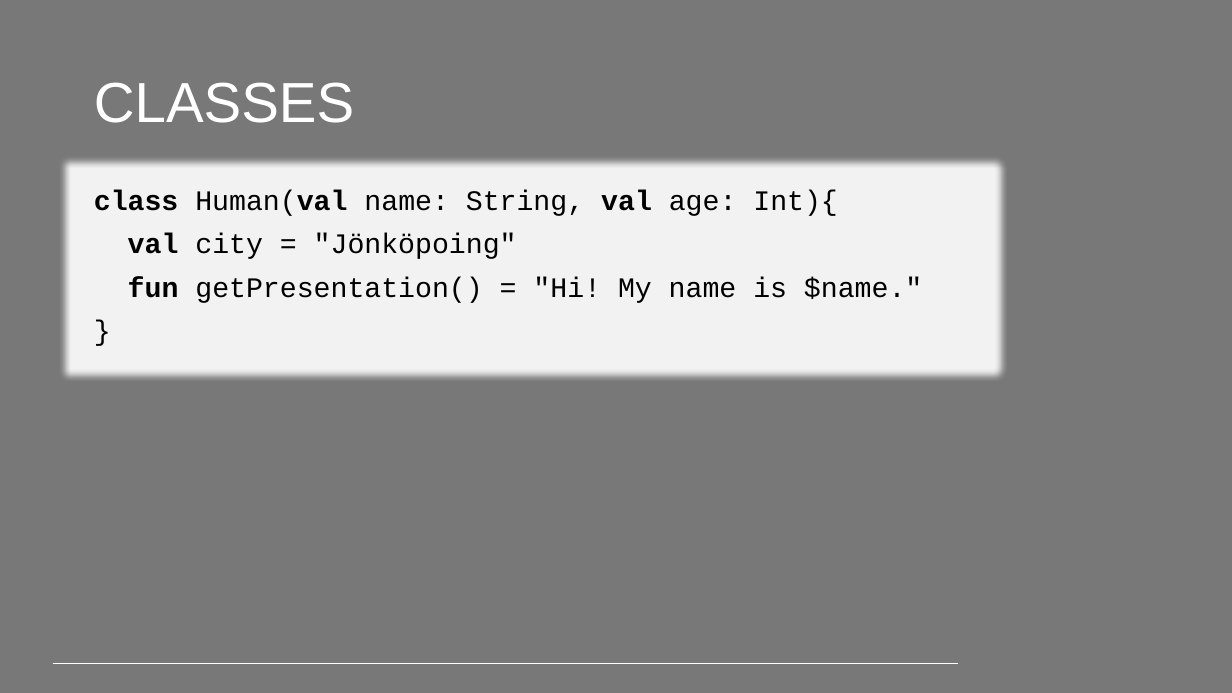
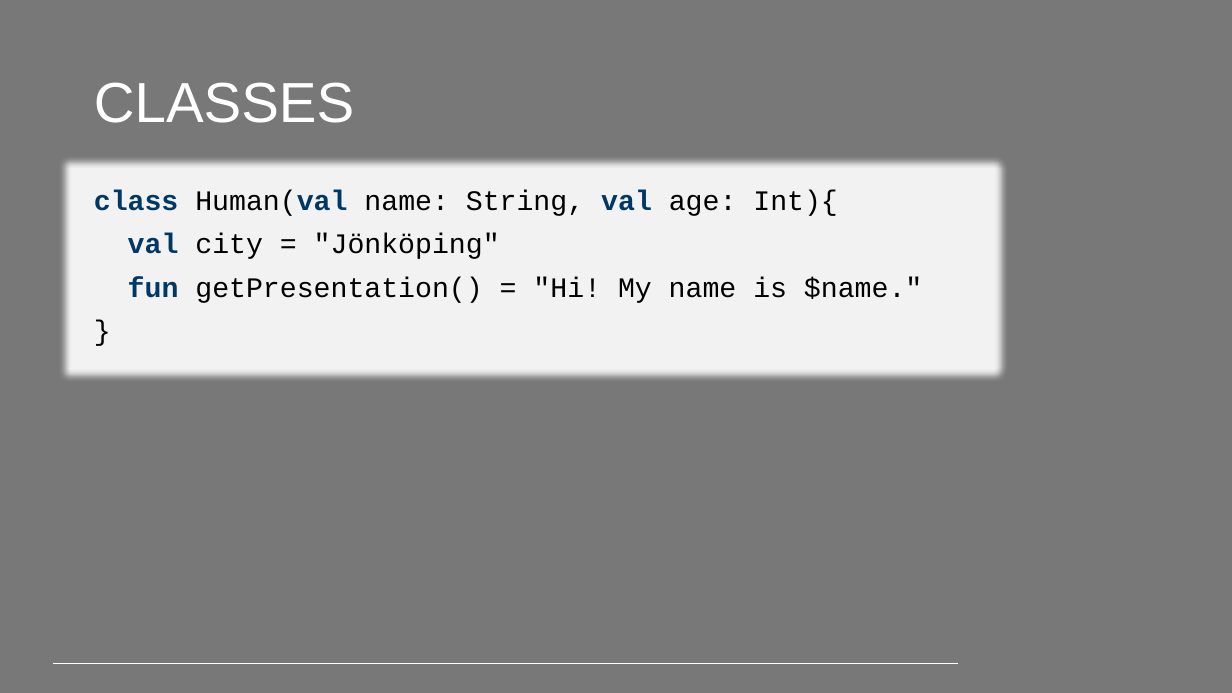
Before and after one commit to PeppeL-G/course-material, a slide deck: slide 24 of src/lectures/kotlin/kotlin.pptx (slide 22 before the commit). Drawn at 1232x693 pixels with LibreOffice and Linux fonts; fonts in the diff are those of the drawing; background and template pictures are left out. Boxes give left, top, right and bottom in pixels: in the first picture for what was removed or moved away, otherwise in the second. Text is boxed around its words. In the diff, an @@ line names an element or a change of style, - is before the commit and + after.

```diff
--- a/src/lectures/kotlin/kotlin.pptx
+++ b/src/lectures/kotlin/kotlin.pptx
@@ text at (94,190,922,303): text colour #000000 to #003865 in "class Human(val val", "fun" @@
@@ text at (128,233,500,259): text changed @@
-val city = "Jönköpoing"
+val city = "Jönköping"
```
Also in this commit, not shown: 20 other slides changed, 2 slides added, 3 other files.
